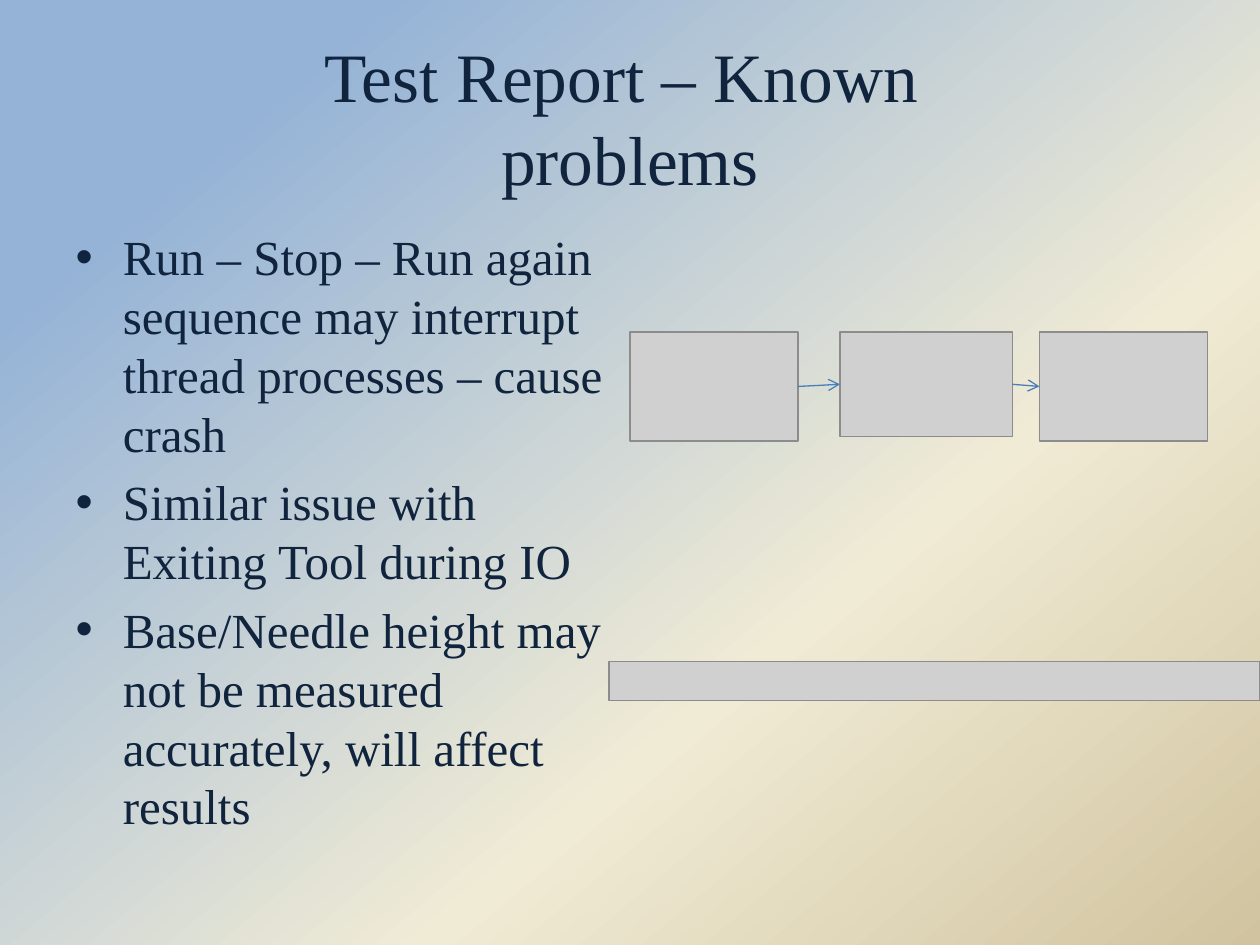
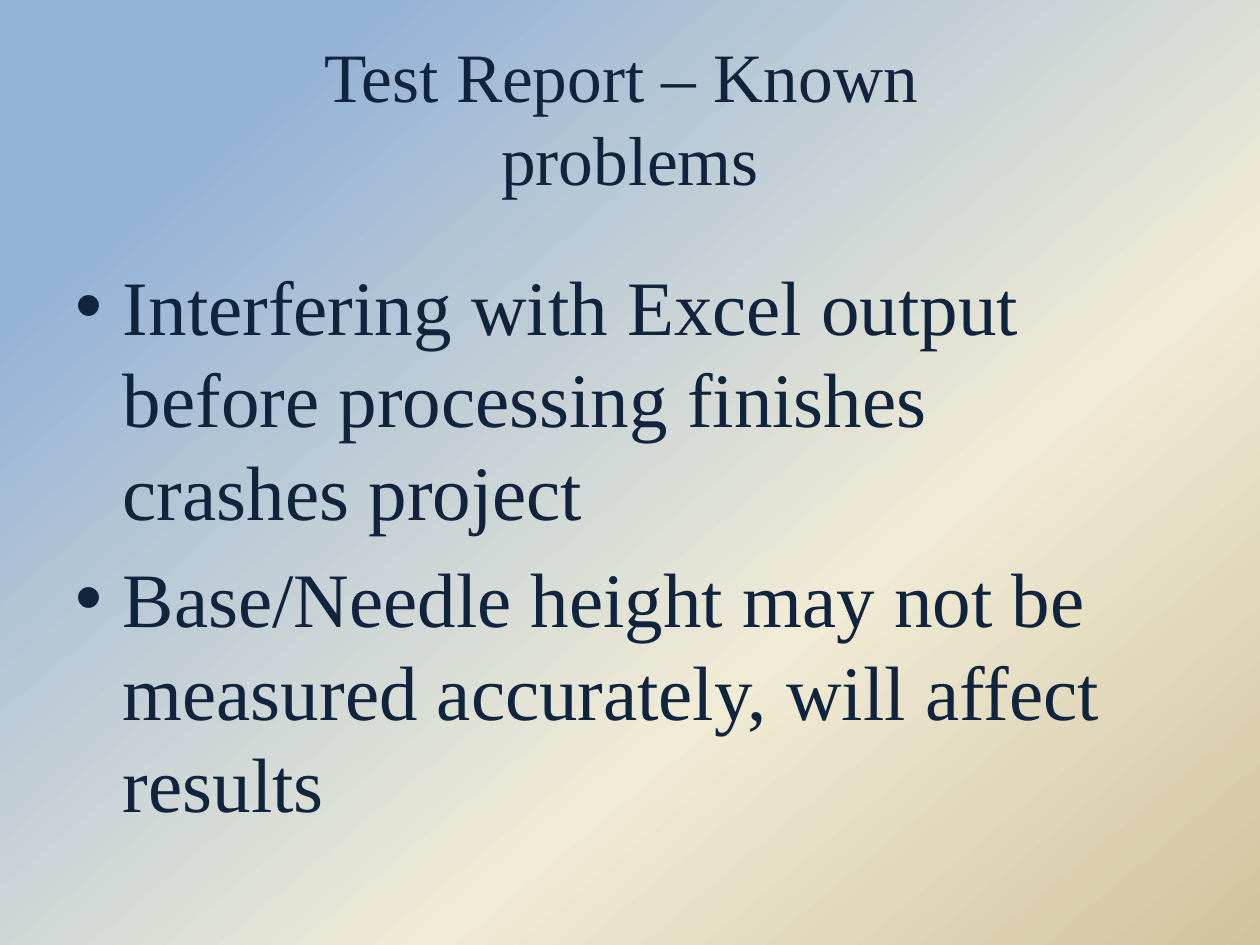
Before and after one commit to Hdtran89/ImageProcessing, a slide deck: slide 14 of A Team Documents/Final presentation.pptx. Drawn at 1260x945 pixels with LibreOffice and Linux fonts; fonts in the diff are those of the drawing; grey boxes stand for pictures; background and template pictures are left out. Boxes give left, top, right and bottom in pixels: in the first picture for what was removed or moved away, otherwise in the second. Text is boxed around its words. In the diff, an @@ line names an element or a change of style, - is before the commit and + after.

```diff
--- a/A Team Documents/Final presentation.pptx
+++ b/A Team Documents/Final presentation.pptx
@@ text "Interfering with Excel output before ...": place and size @@
-text "Interfering with Excel output before ..." at box(123, 242, 603, 825)
+text "Interfering with Excel output before ..." at box(123, 281, 1099, 813)
@@ text at box(123, 281, 1018, 534): text changed; size 28 to 44 pt @@
-• Run – Stop – Run again sequence may interrupt thread processes – cause crash
-• Similar issue with Exiting Tool during IO
+• Interfering with Excel output before processing finishes crashes project
@@ picture removed at box(630, 331, 798, 441) @@
@@ picture removed at box(840, 331, 1013, 436) @@
@@ picture removed at box(1040, 331, 1207, 441) @@
@@ arrow removed from (798, 387) to (840, 384) @@
@@ arrow removed from (1012, 384) to (1040, 387) @@
@@ text at box(123, 573, 1099, 813): size 28 to 44 pt in "Base/Needle height may not be measured accurately, ..."; more space between paragraphs @@
@@ picture removed at box(609, 662, 1260, 701) @@
```
Also in this commit, not shown: 6 other slides changed, 2 slides removed, 4 other files.
